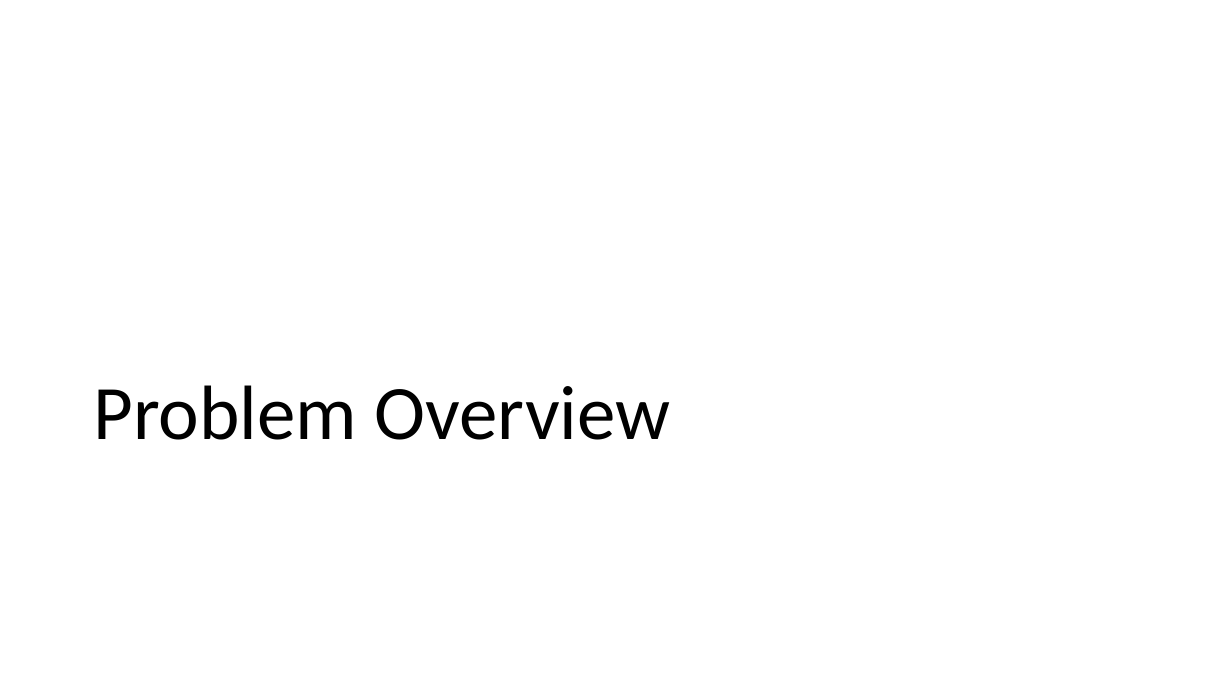
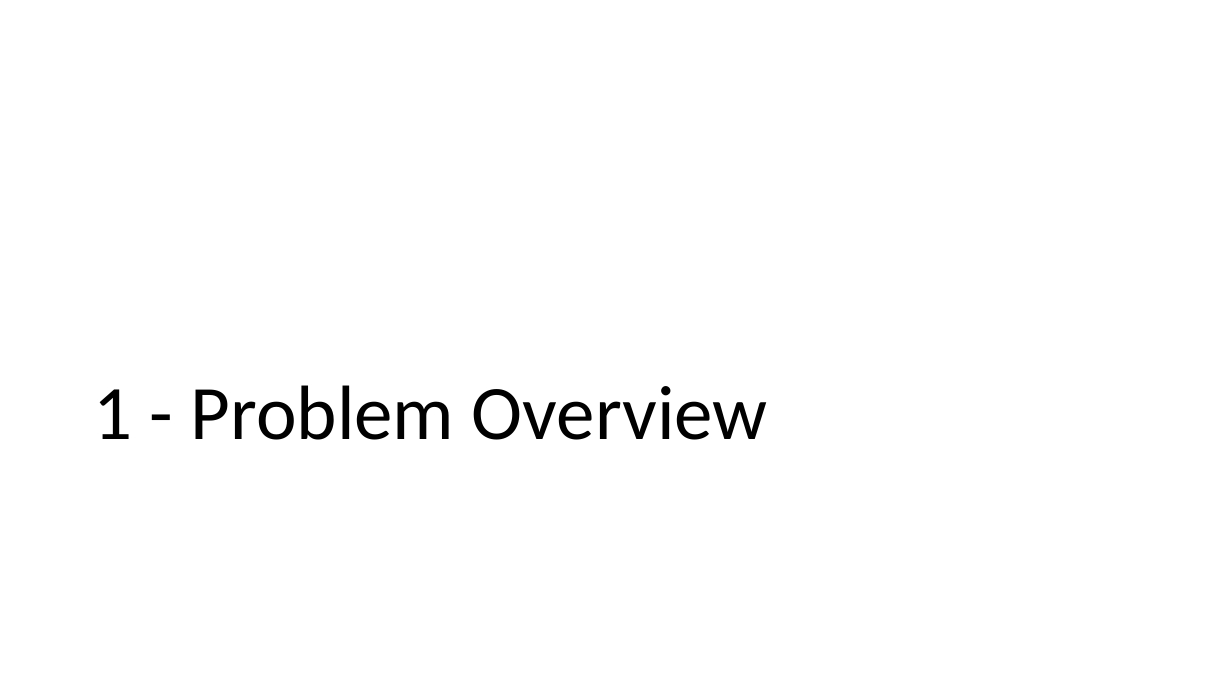
Before and after one commit to david-firrin/Real-Estate-Price-Prediction-With-Income-Tax-Data, a slide deck: slide 3 of Progress Presentation/team48progressreport.pptx. Drawn at 1232x693 pixels with LibreOffice and Linux fonts; fonts in the diff are those of the drawing. Boxes give left, top, right and bottom in pixels: in the first picture for what was removed or moved away, otherwise in the second. Text is boxed around its words. In the diff, an @@ line names an element or a change of style, - is before the commit and + after.

```diff
--- a/Progress Presentation/team48progressreport.pptx
+++ b/Progress Presentation/team48progressreport.pptx
@@ title at <box>93,385,768,440</box>: text changed @@
-Problem Overview
+1 - Problem Overview
```
Also in this commit, not shown: 14 other slides changed, 1 other file.
